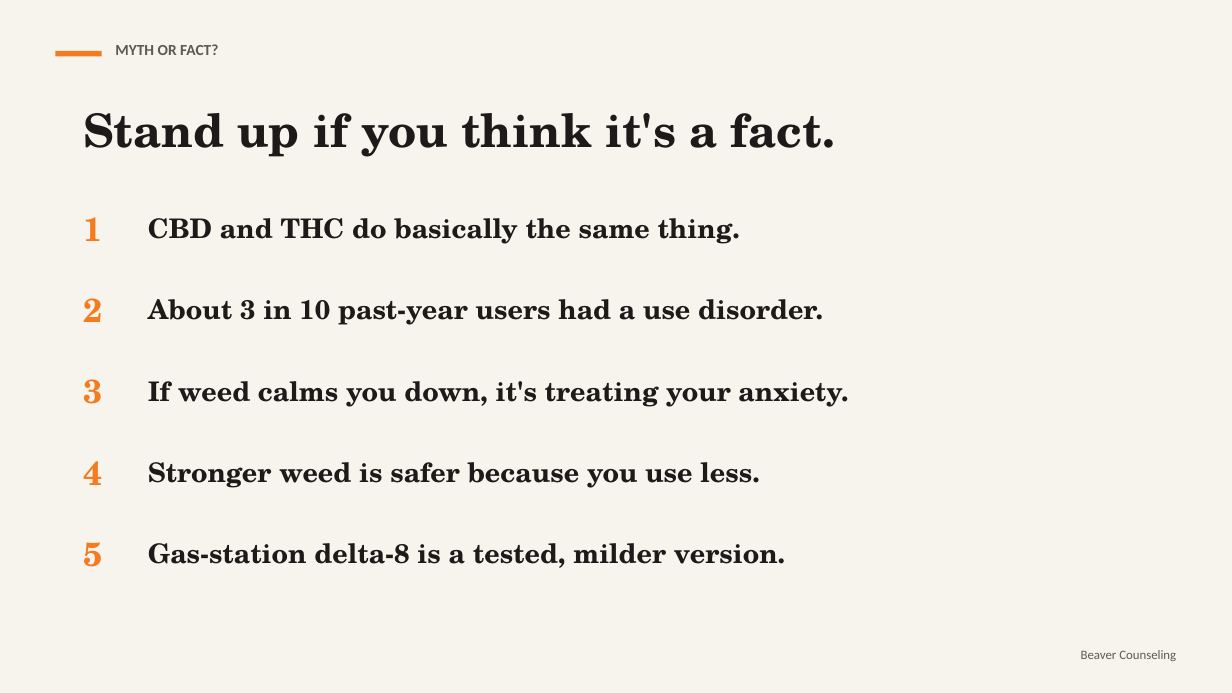
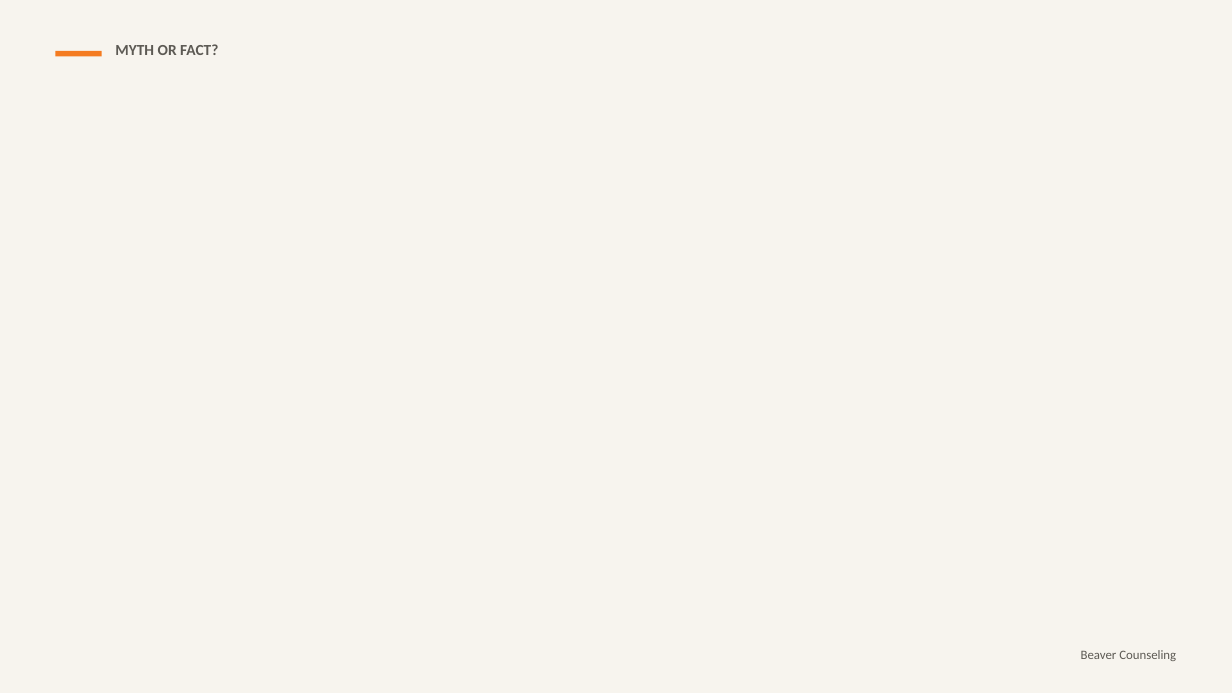
Before and after one commit to rmwtoolkit/bcds-toolkit, a slide deck: slide 5 of decks/weed-and-your-brain-lesson-v2.pptx (slide 3 before the commit). Drawn at 1232x693 pixels with LibreOffice and Linux fonts; fonts in the diff are those of the drawing; background and template pictures are left out. Boxes give left, top, right and bottom in pixels: in the first picture for what was removed or moved away, otherwise in the second. Text is boxed around its words. In the diff, an @@ line names an element or a change of style, - is before the commit and + after.

```diff
--- a/decks/weed-and-your-brain-lesson-v2.pptx
+++ b/decks/weed-and-your-brain-lesson-v2.pptx
@@ text removed at (83, 113, 835, 157) @@
-Stand up if you think it's a fact.
@@ text removed at (83, 217, 102, 241) @@
-1
@@ text removed at (148, 218, 740, 244) @@
-CBD and THC do basically the same thing.
@@ text removed at (83, 298, 102, 322) @@
-2
@@ text removed at (148, 299, 823, 325) @@
-About 3 in 10 past-year users had a use disorder.
@@ text removed at (83, 379, 102, 404) @@
-3
@@ text removed at (148, 381, 848, 407) @@
-If weed calms you down, it's treating your anxiety.
@@ text removed at (83, 461, 102, 485) @@
-4
@@ text removed at (148, 462, 759, 488) @@
-Stronger weed is safer because you use less.
@@ text removed at (83, 542, 102, 567) @@
-5
@@ text removed at (148, 543, 785, 568) @@
-Gas-station delta-8 is a tested, milder version.
```
Also in this commit, not shown: 9 other slides changed, 28 slides added, 2 slides removed, 17 other files.
